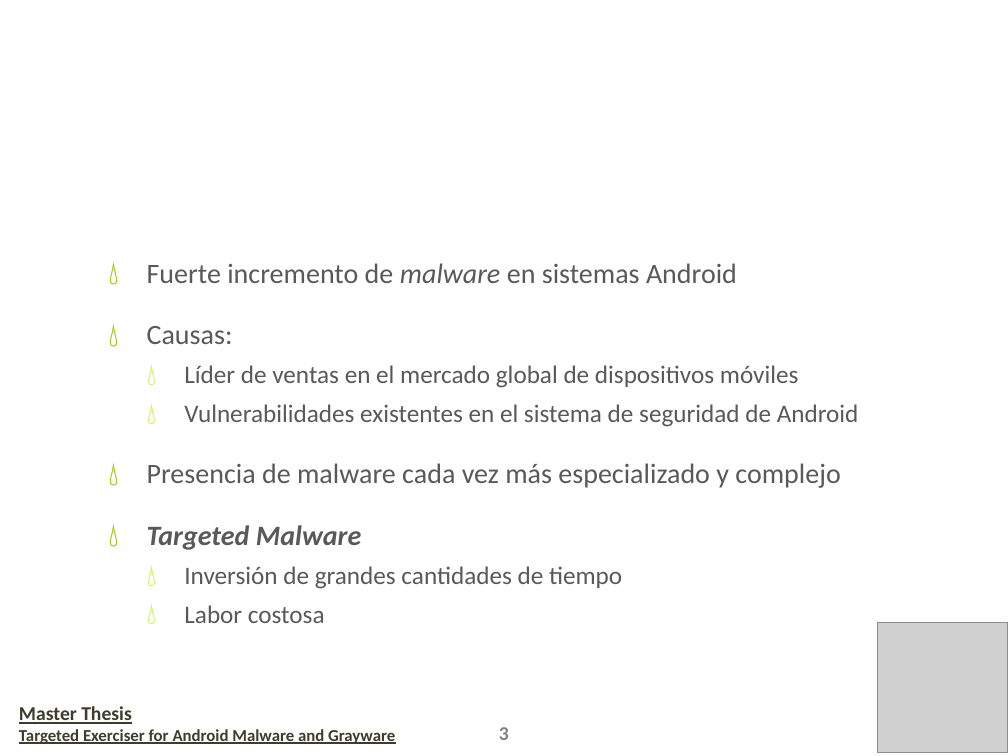
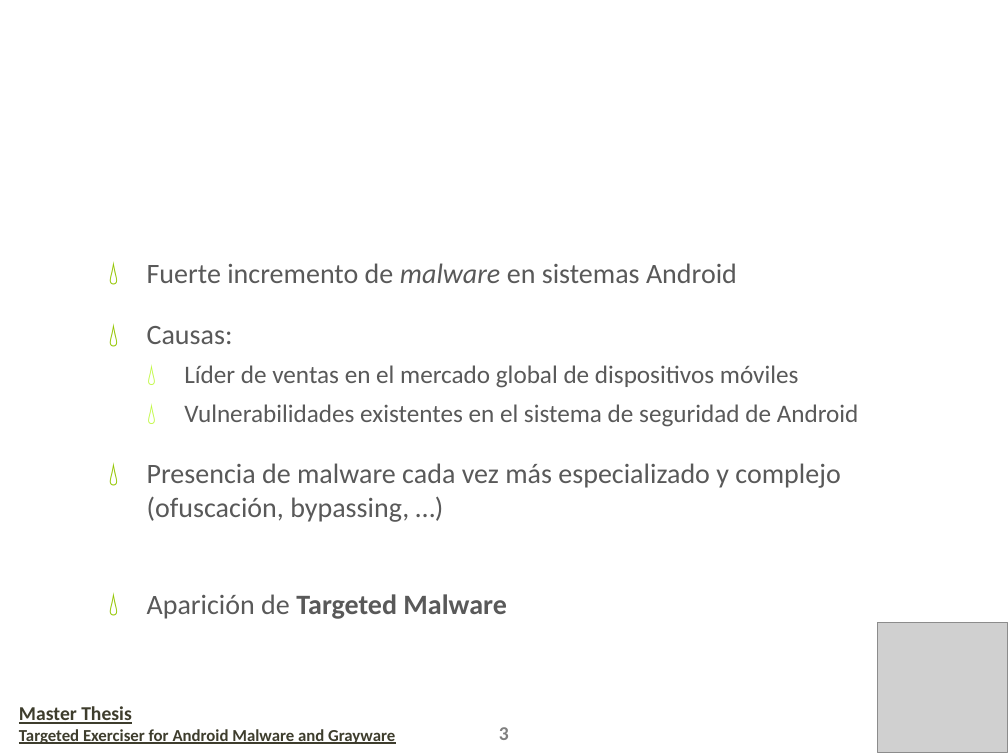
Before and after one commit to mariohhd/targetdroid-tfm, a slide deck: slide 3 of doc/tfm_presentacion.pptx. Drawn at 1008x756 pixels with LibreOffice and Linux fonts; fonts in the diff are those of the drawing; grey boxes stand for pictures; background and template pictures are left out. Boxes give left, top, right and bottom in pixels: in the first picture for what was removed or moved away, otherwise in the second. Text is boxed around its words. In the diff, an @@ line names an element or a change of style, - is before the commit and + after.

Commit message:
ppt new version

```diff
--- a/doc/tfm_presentacion.pptx
+++ b/doc/tfm_presentacion.pptx
@@ text at (147, 463, 840, 619): text changed @@
-💧 Presencia de malware cada vez más especializado y complejo
-💧 Targeted Malware
-  💧 Inversión de grandes cantidades de tiempo
-  💧 Labor costosa
+💧 Presencia de malware cada vez más especializado y complejo (ofuscación, bypassing, …)
+💧 Aparición de Targeted Malware
```
Also in this commit, not shown: 4 other slides changed.
